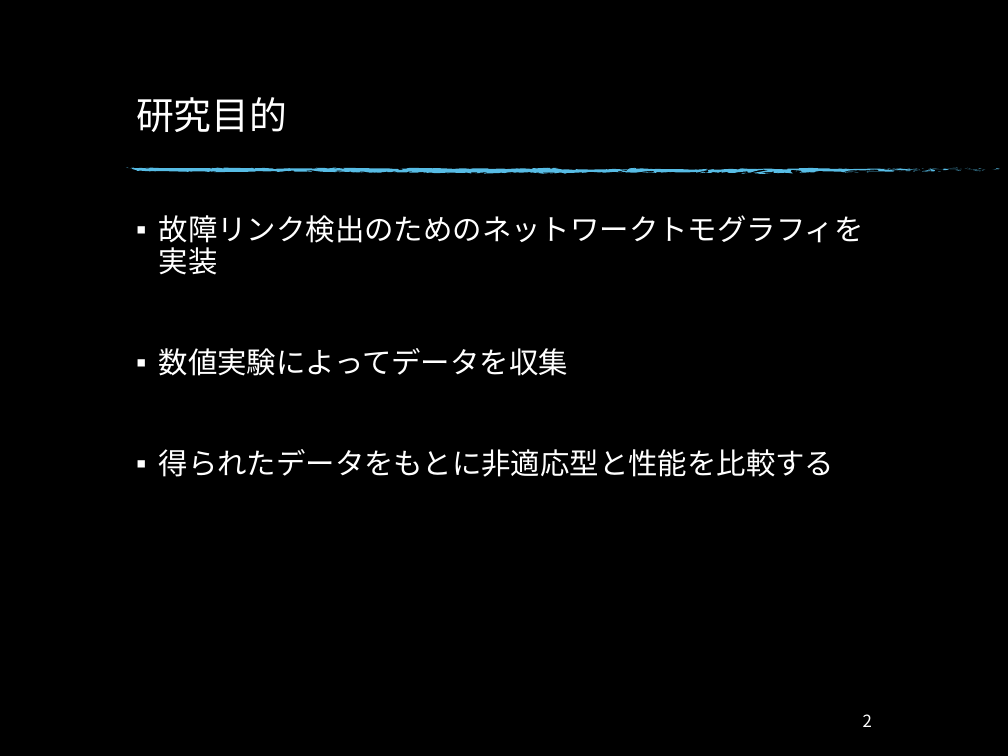
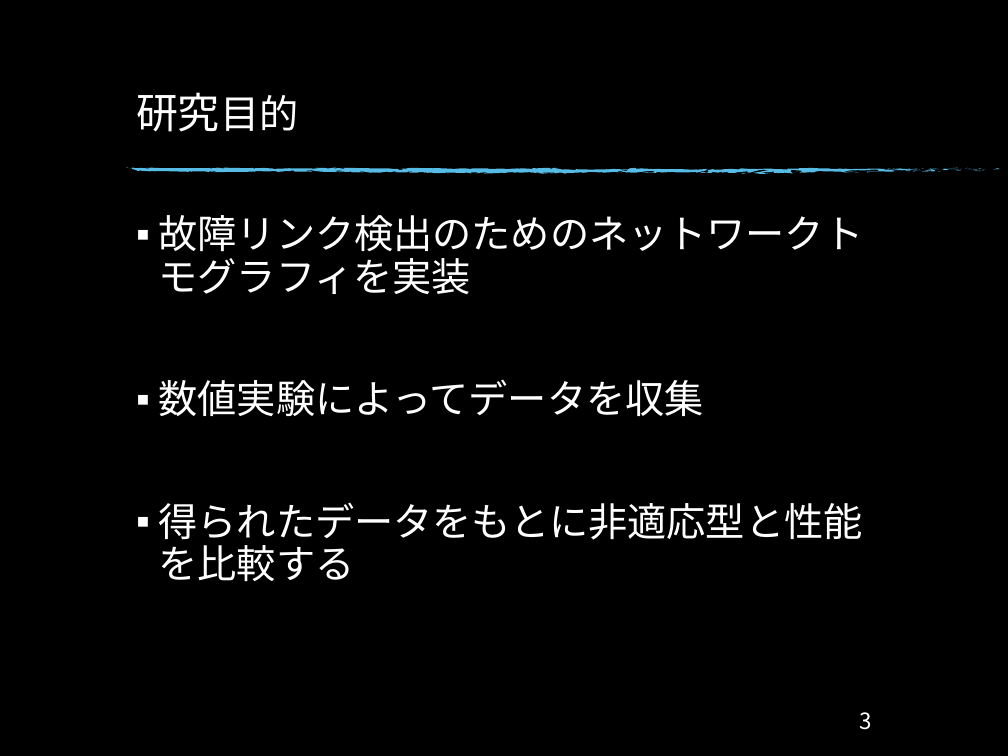
Before and after one commit to Ryo0021300/Monograph, a slide deck: slide 4 of Monograph/卒研発表_34.pptx (slide 3 before the commit). Drawn at 1008x756 pixels with LibreOffice and Linux fonts; fonts in the diff are those of the drawing; background and template pictures are left out. Boxes give left, top, right and bottom in pixels: in the first picture for what was removed or moved away, otherwise in the second. Text is boxed around its words. In the diff, an @@ line names an element or a change of style, - is before the commit and + after.

```diff
--- a/Monograph/卒研発表_34.pptx
+++ b/Monograph/卒研発表_34.pptx
@@ title "研究目的" at [136, 92, 298, 132]: size 27 to 30 pt, size 27 to 28 pt in "研究目的" @@
@@ text "故障リンク検出のためのネットワークトモグラフィを実装" at [159, 215, 864, 582]: size 21 to 28 pt @@
@@ page number at [860, 712, 872, 730]: text changed; size 12 to 16 pt @@
-2
+3
```
Also in this commit, not shown: 11 other slides changed, 9 slides added, 3 slides removed, 4 other files.
